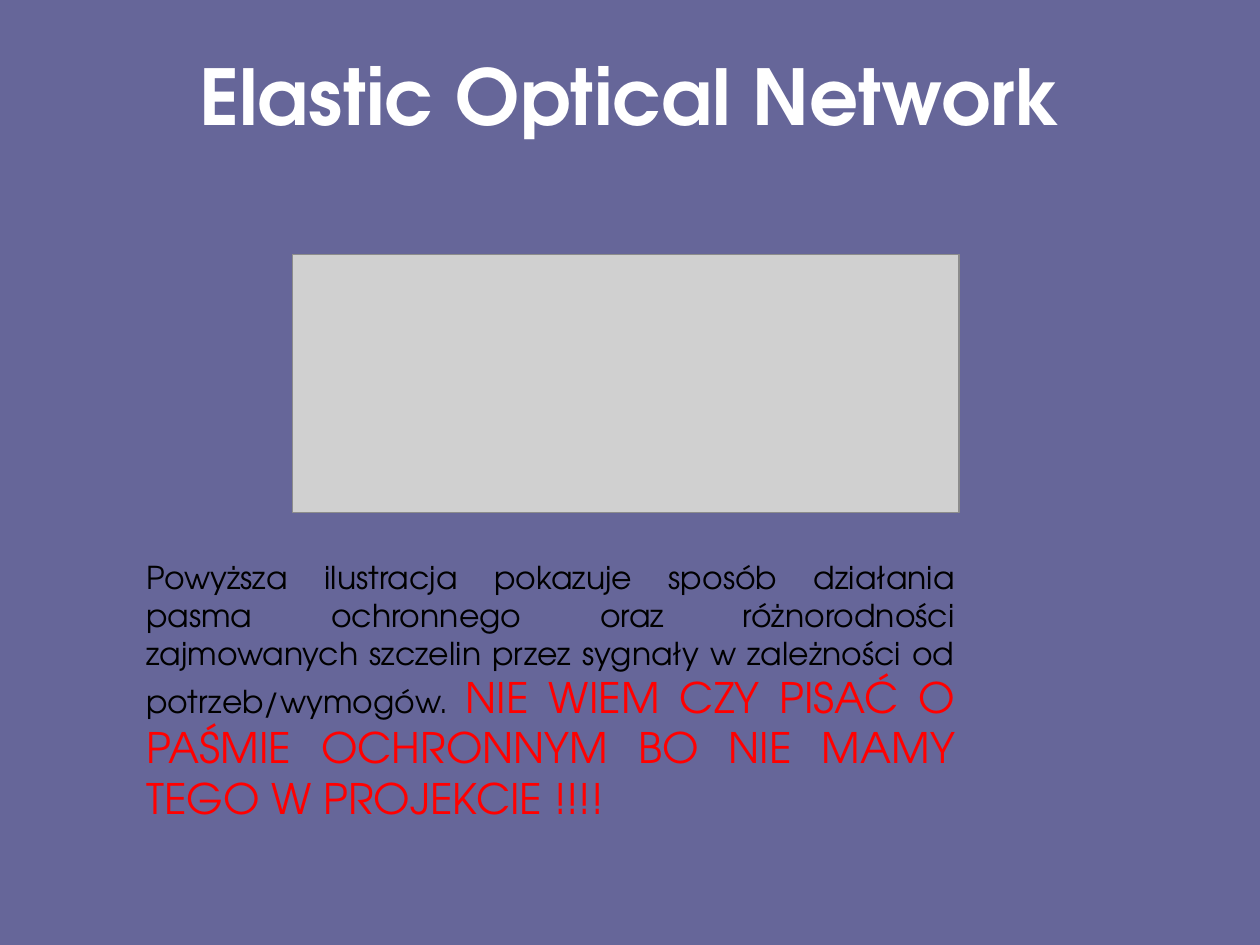
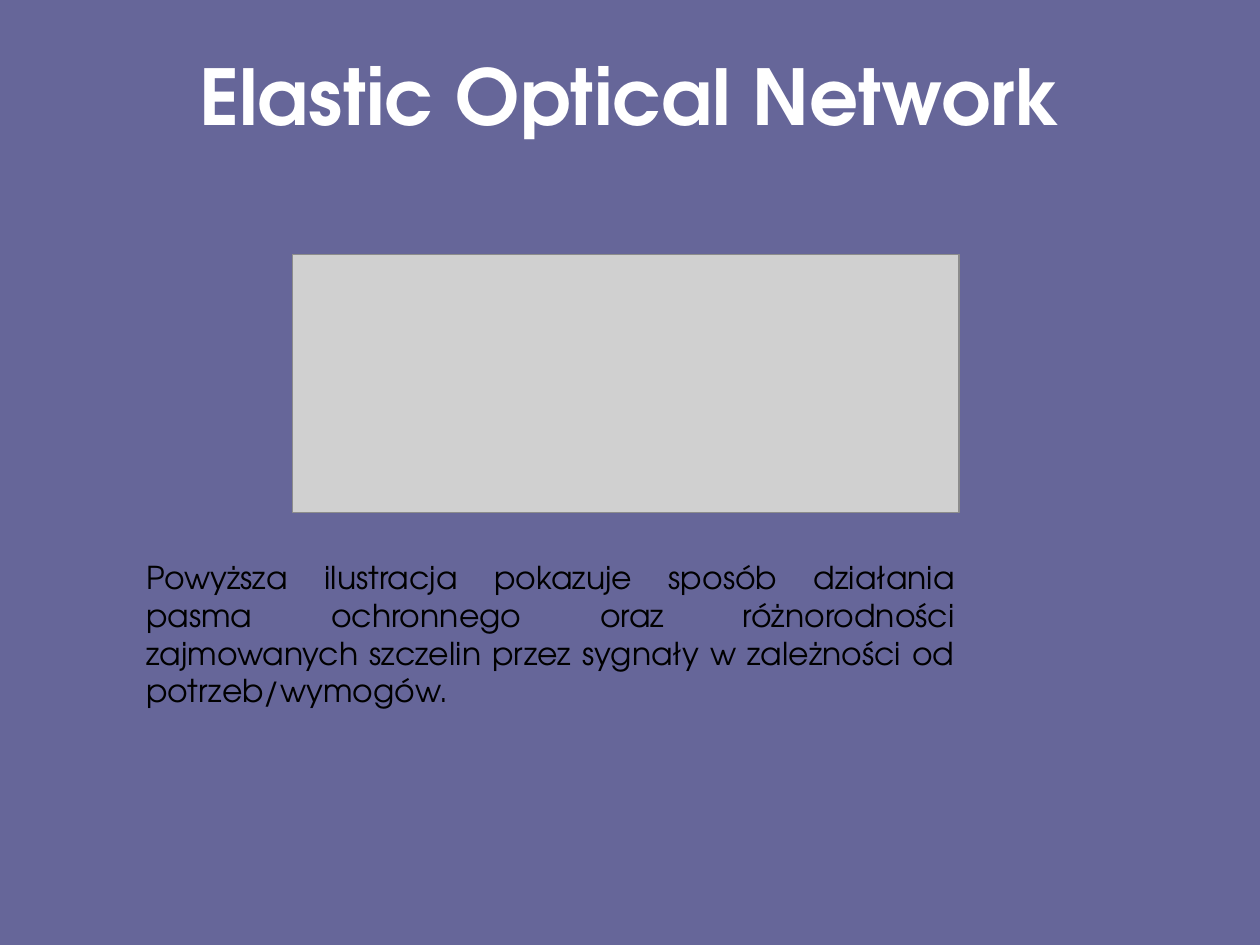
Before and after one commit to kpowojski/TSST_EON, a slide deck: slide 4 of Prezentacja.pptx. Drawn at 1260x945 pixels with LibreOffice and Linux fonts; fonts in the diff are those of the drawing; grey boxes stand for pictures; background and template pictures are left out. Boxes give left, top, right and bottom in pixels: in the first picture for what was removed or moved away, otherwise in the second. Text is boxed around its words. In the diff, an @@ line names an element or a change of style, - is before the commit and + after.

```diff
--- a/Prezentacja.pptx
+++ b/Prezentacja.pptx
@@ text at (x1=146, y1=565, x2=955, y2=709): text changed @@
-Powyższa ilustracja pokazuje sposób działania pasma ochronnego oraz różnorodności zajmowanych szczelin przez sygnały w zależności od potrzeb/wymogów. NIE WIEM CZY PISAĆ O PAŚMIE OCHRONNYM BO NIE MAMY TEGO W PROJEKCIE !!!!
+Powyższa ilustracja pokazuje sposób działania pasma ochronnego oraz różnorodności zajmowanych szczelin przez sygnały w zależności od potrzeb/wymogów.
```
Also in this commit, not shown: 1 other slide changed.
